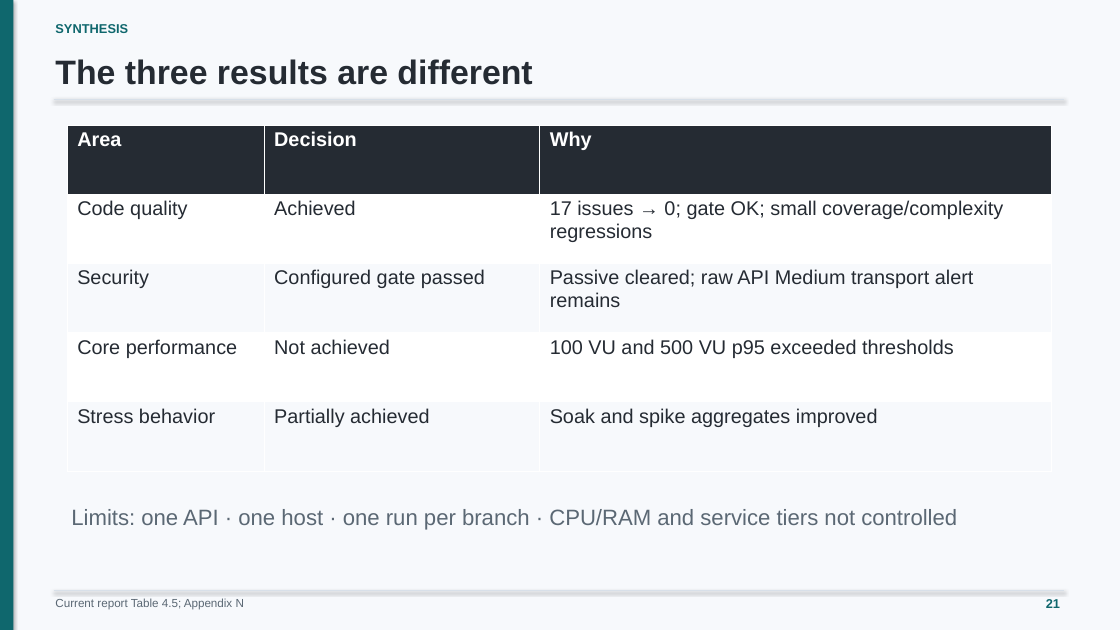
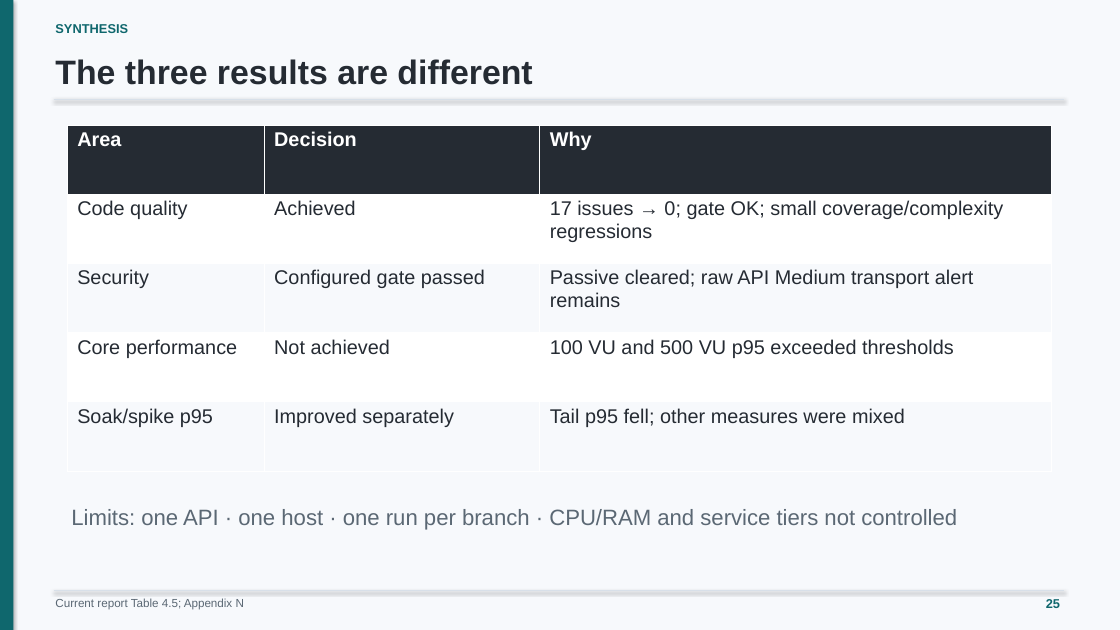
Before and after one commit to minatozaki98/financial-accounting, a slide deck: slide 25 of Document/outputs/final-defense/G6519692_Zaw_Ye_Htut_Ko_Final_Thesis_Defense.pptx (slide 21 before the commit). Drawn at 1120x630 pixels with LibreOffice and Linux fonts; fonts in the diff are those of the drawing. Boxes give left, top, right and bottom in pixels: in the first picture for what was removed or moved away, otherwise in the second. Text is boxed around its words. In the diff, an @@ line names an element or a change of style, - is before the commit and + after.

```diff
--- a/Document/outputs/final-defense/G6519692_Zaw_Ye_Htut_Ko_Final_Thesis_Defense.pptx
+++ b/Document/outputs/final-defense/G6519692_Zaw_Ye_Htut_Ko_Final_Thesis_Defense.pptx
@@ table at box(67, 125, 1051, 471) @@
-row 5: Stress behavior | Partially achieved | Soak and spike aggregates improved
+row 5: Soak/spike p95 | Improved separately | Tail p95 fell; other measures were mixed
@@ text at box(1046, 599, 1060, 608): text changed @@
-21
+25
```
Also in this commit, not shown: 34 other slides changed, 5 slides added, 3 slides removed, 2 other files.
